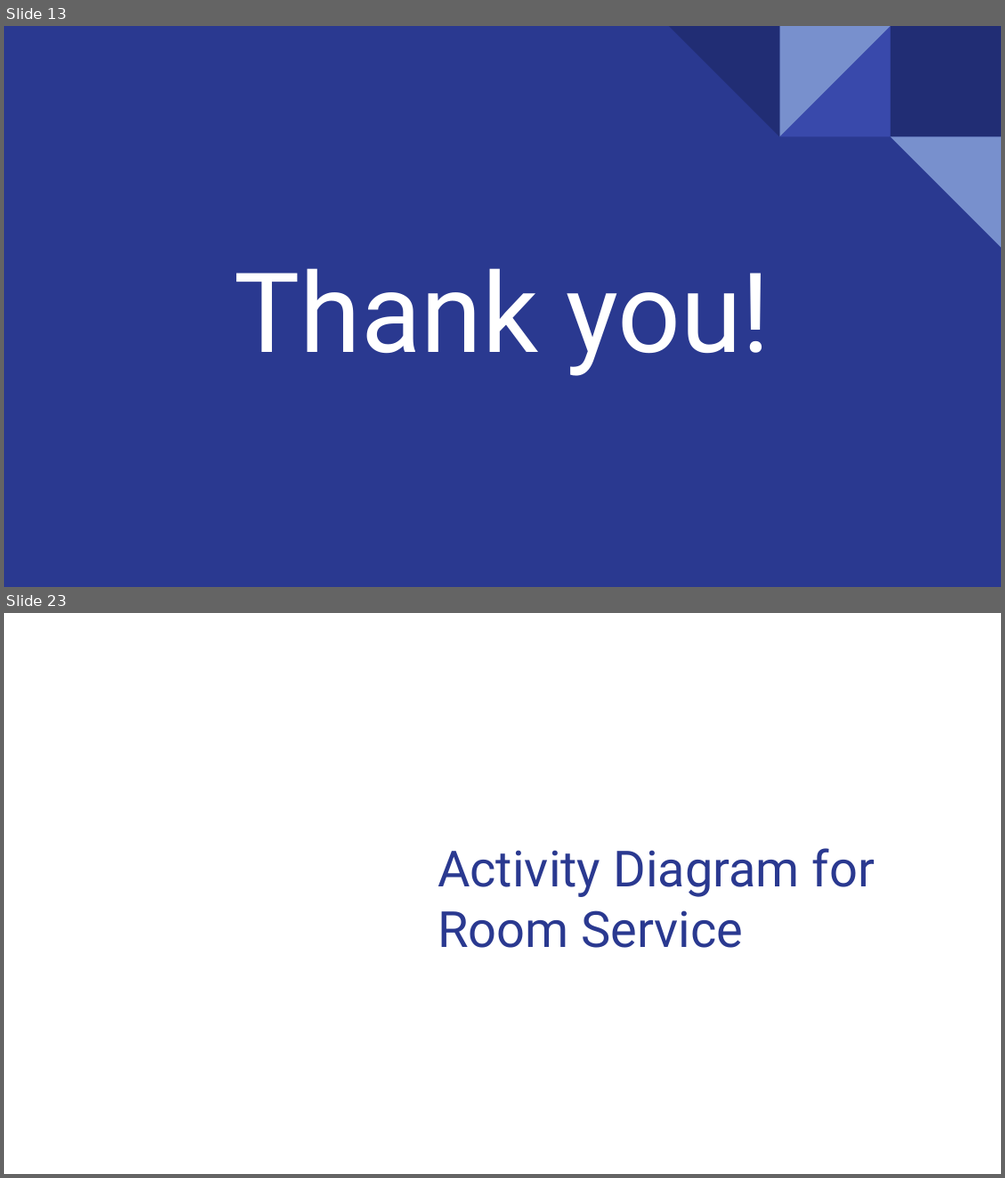
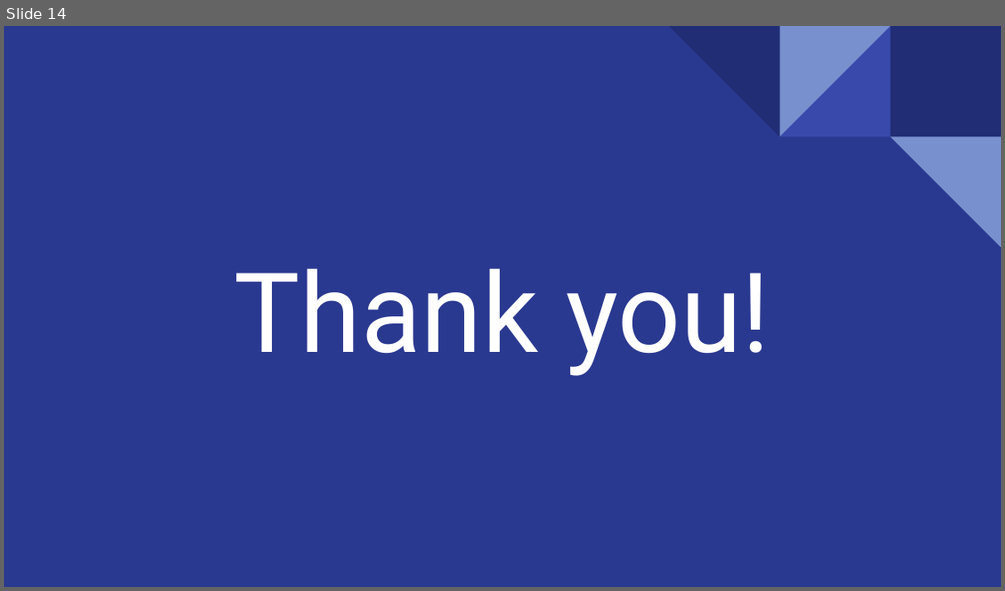
Before and after one commit to yfeng445/NEU, a slide deck: 1/INFO 5100/Asmts/Group Assignment 1/Deliverables/Presentation.pptx. Shown one above the other, each under a label of ours: slides 13 and 23 before the commit, slide 14 after it; the slides between them are not shown. The pictures are 1005x1178 and 1005x591 pixels, drawn with LibreOffice and Linux fonts; fonts in the diff are those of the drawing. Boxes give left, top, right and bottom in pixels: in the first picture for what was removed or moved away, otherwise in the second. Text is boxed around its words. In the diff, an @@ line names an element or a change of style, - is before the commit and + after.

```diff
--- a/1/INFO 5100/Asmts/Group Assignment 1/Deliverables/Presentation.pptx
+++ b/1/INFO 5100/Asmts/Group Assignment 1/Deliverables/Presentation.pptx
@@ slide 23 removed at <box>4,613,1001,1174</box>, background #FFFFFF @@
@@ title removed at <box>437,848,874,948</box> @@
-Activity Diagram for Room Service
@@ what was slide 13 is now slide 14 @@
```
Also in this commit, not shown: 1 slide changed, 2 slides added, 11 other slides removed, 6 other files.
